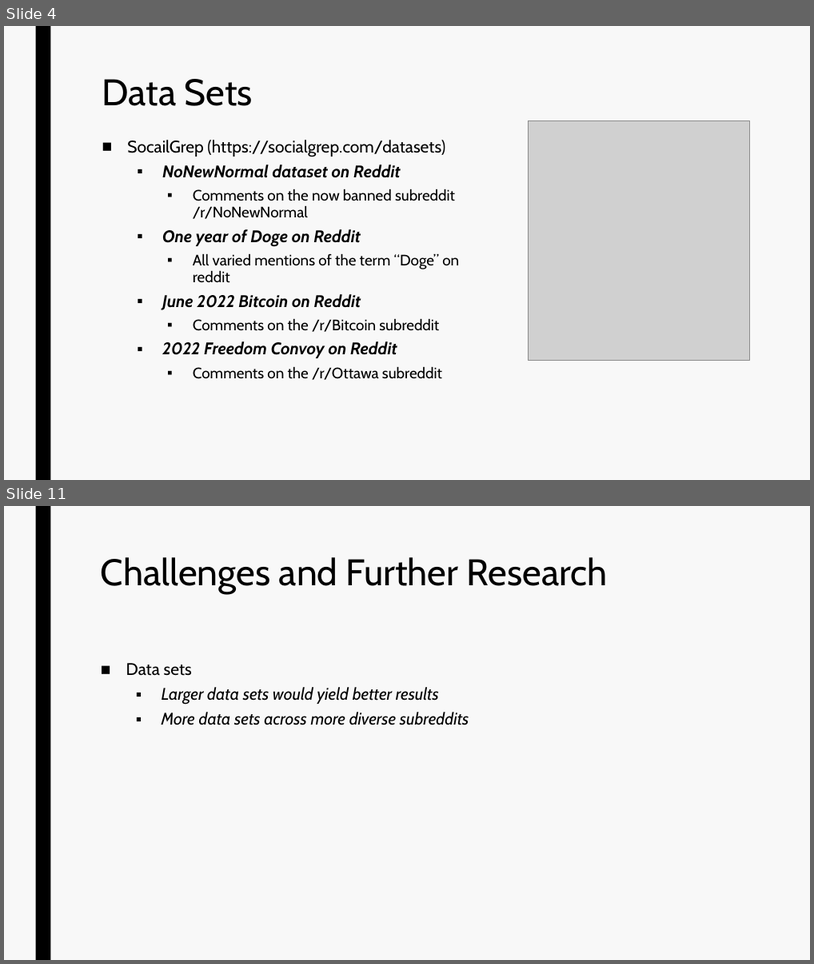
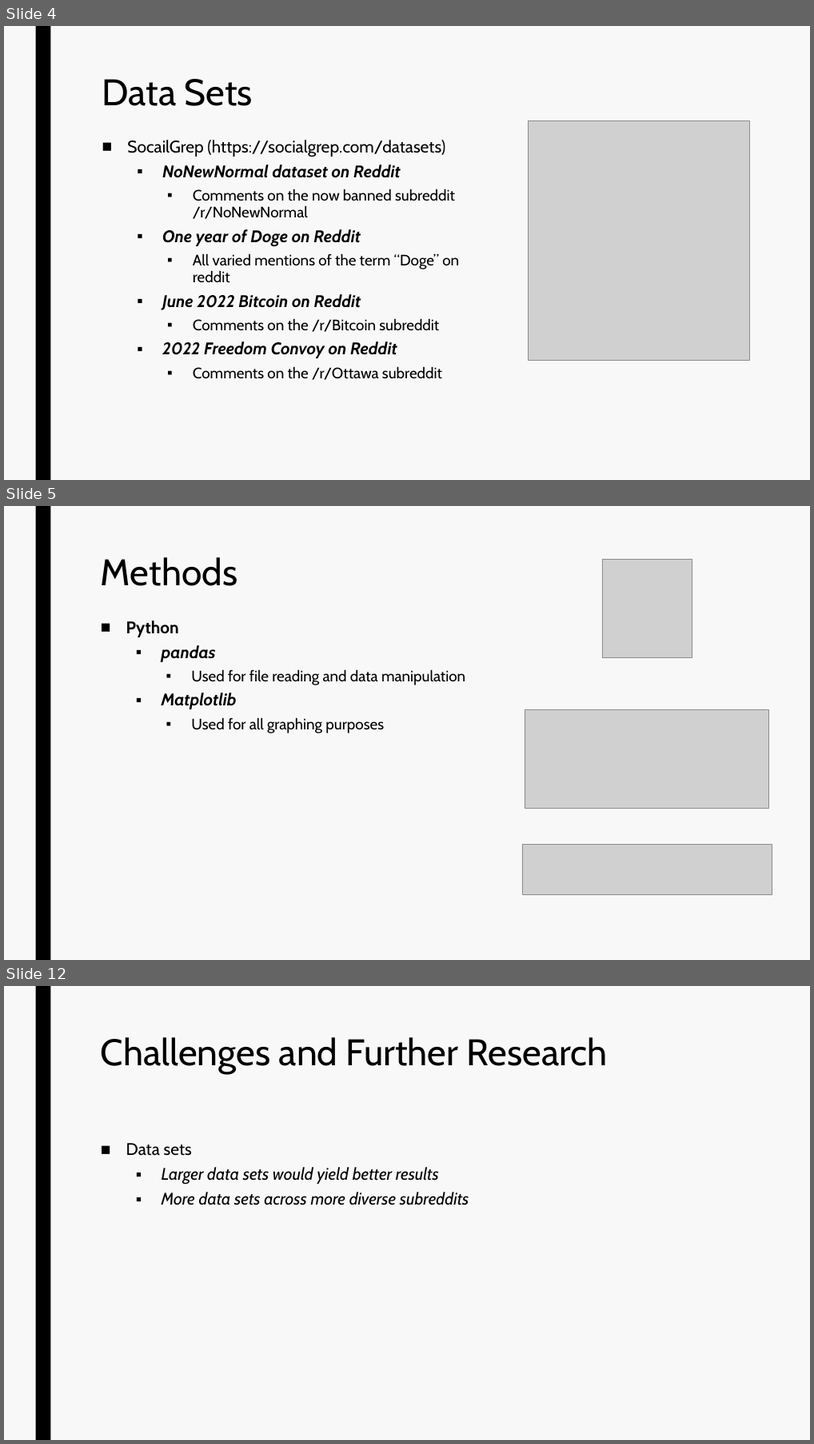
Before and after one commit to EvaTarr/CMPT412Project, a slide deck: presentation.pptx. Shown one above the other, each under a label of ours: slides 4 and 11 before the commit, slides 4, 5 and 12 after it; the slides between them are not shown. The pictures are 814x964 and 814x1444 pixels, drawn with LibreOffice and Linux fonts; fonts in the diff are those of the drawing; grey boxes stand for pictures. Boxes give left, top, right and bottom in pixels: in the first picture for what was removed or moved away, otherwise in the second. Text is boxed around its words. In the diff, an @@ line names an element or a change of style, - is before the commit and + after.

```diff
--- a/presentation.pptx
+++ b/presentation.pptx
@@ slide 5 added at [4,506,810,960], background #F8F8F8; not listed: 1 template element that a slide beside it also shows @@
@@ title added at [101,557,238,586], 44 pt, text #000000 @@
+Methods
@@ picture added at [602,560,693,657] @@
@@ text added at [126,620,466,733], 18 pt, text #000000 @@
+■ Python
+  ▪ pandas
+    ▪ Used for file reading and data manipulation
+  ▪ Matplotlib
+    ▪ Used for all graphing purposes
@@ picture added at [526,710,770,808] @@
@@ picture added at [522,844,772,894] @@
@@ what was slide 11 is now slide 12 @@
```
Also in this commit, not shown: 6 slides changed, 3 other files.
